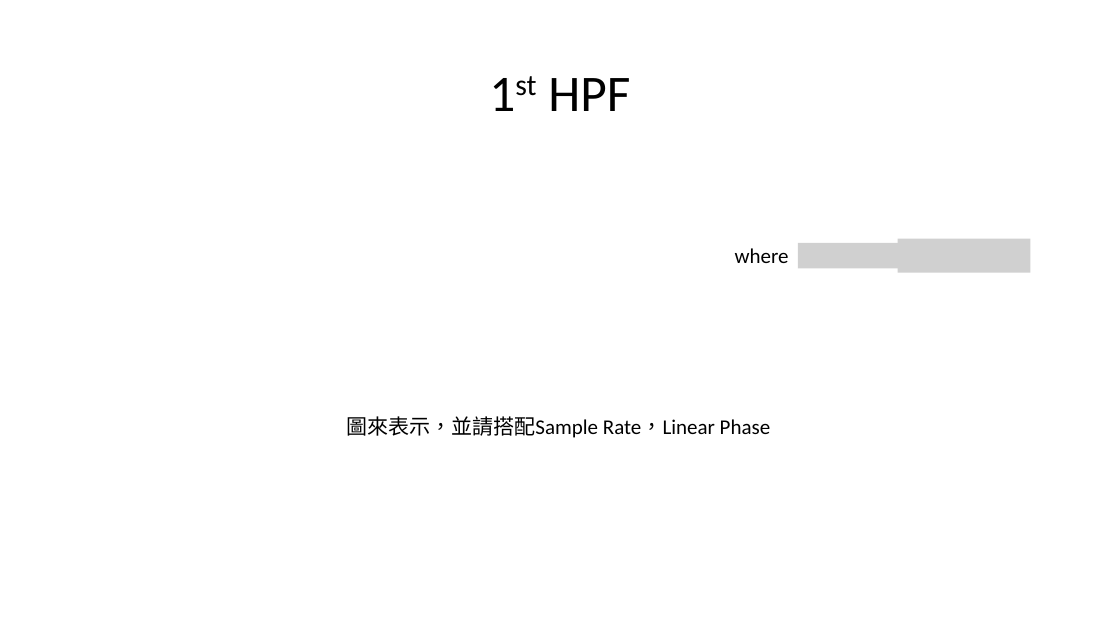
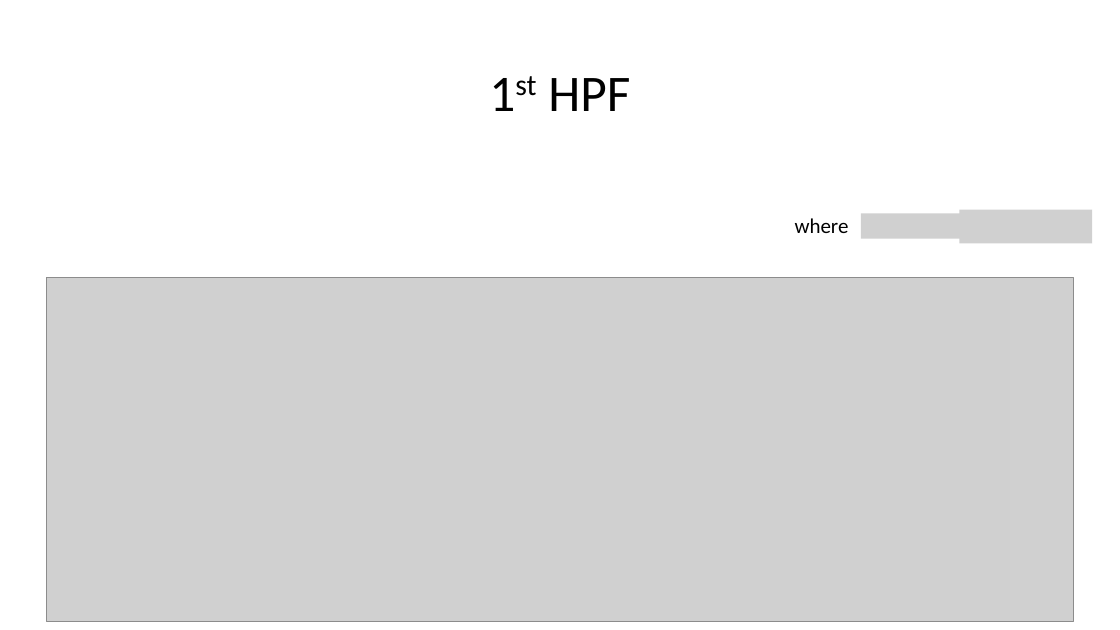
Before and after one commit to a0910281835/Summrary_PDF, a slide deck: slide 35 of Project_Summary_pdf/Project_Summary.pptx. Drawn at 1120x630 pixels with LibreOffice and Linux fonts; fonts in the diff are those of the drawing; grey boxes stand for pictures. Boxes give left, top, right and bottom in pixels: in the first picture for what was removed or moved away, otherwise in the second. Text is boxed around its words. In the diff, an @@ line names an element or a change of style, - is before the commit and + after.

```diff
--- a/Project_Summary_pdf/Project_Summary.pptx
+++ b/Project_Summary_pdf/Project_Summary.pptx
@@ text "where": place and size @@
-text "where" at bbox=[735, 248, 789, 263]
+text "where" at bbox=[795, 218, 849, 233]
@@ picture added at bbox=[861, 213, 967, 239] @@
@@ picture removed at bbox=[898, 239, 1031, 272] @@
@@ picture added at bbox=[960, 210, 1092, 244] @@
@@ text "," rewrapped from bbox=[892, 240, 954, 274] to bbox=[965, 213, 996, 246] @@
@@ picture removed at bbox=[798, 243, 904, 268] @@
@@ picture added at bbox=[47, 278, 1074, 622] @@
@@ text removed at bbox=[346, 416, 771, 438] @@
-圖來表示，並請搭配Sample Rate，Linear Phase
```
Also in this commit, not shown: 6 other slides changed, 1 slide added.
